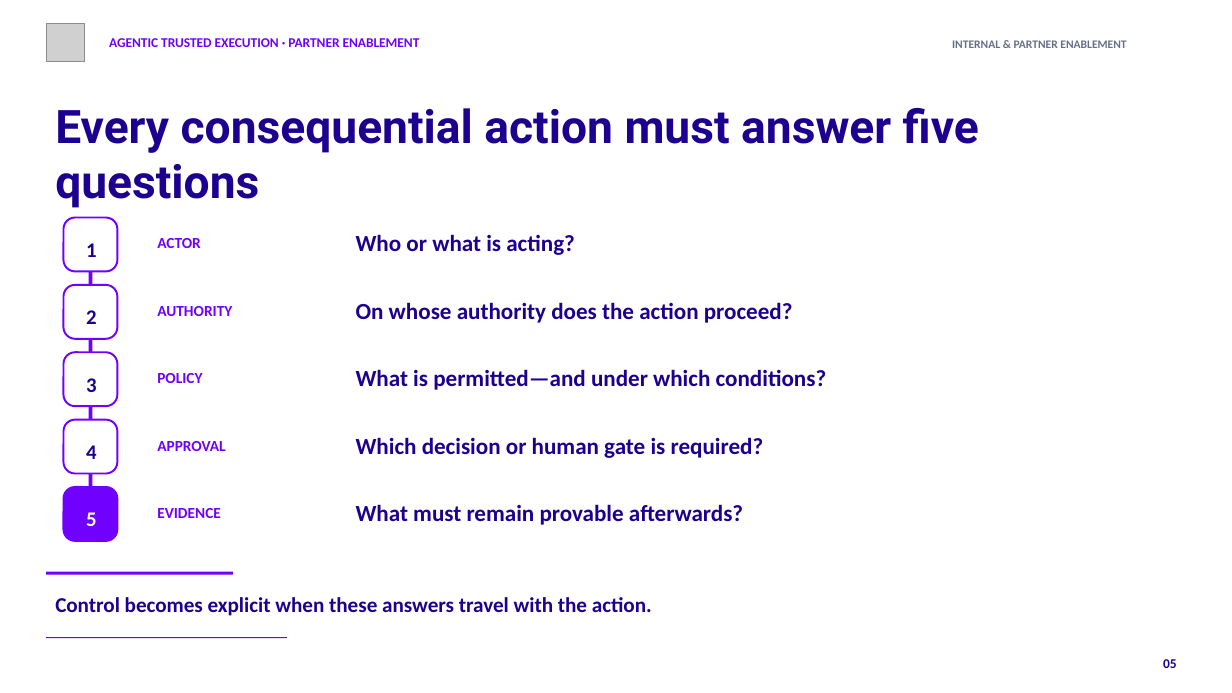
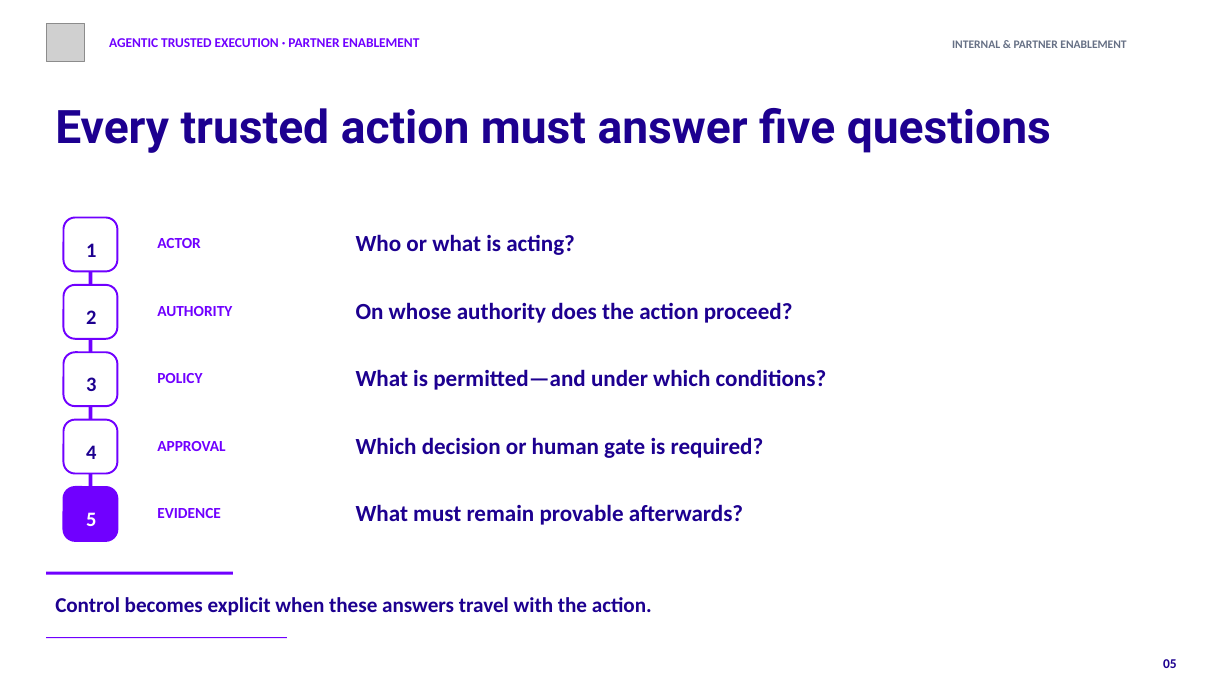
Before and after one commit to josefpalaxo/sales-system, a slide deck: slide 5 of work/slides/agentic-trusted-execution-partner-enablement/output/agentic-trusted-execution-partner-enablement.pptx. Drawn at 1232x693 pixels with LibreOffice and Linux fonts; fonts in the diff are those of the drawing; grey boxes stand for pictures. Boxes give left, top, right and bottom in pixels: in the first picture for what was removed or moved away, otherwise in the second. Text is boxed around its words. In the diff, an @@ line names an element or a change of style, - is before the commit and + after.

Commit message:
Update trusted execution materials and service assets

```diff
--- a/work/slides/agentic-trusted-execution-partner-enablement/output/agentic-trusted-execution-partner-enablement.pptx
+++ b/work/slides/agentic-trusted-execution-partner-enablement/output/agentic-trusted-execution-partner-enablement.pptx
@@ text at (x1=55, y1=108, x2=1051, y2=153): text changed @@
-Every consequential action must answer five questions
+Every trusted action must answer five questions
```
Also in this commit, not shown: 13 other slides changed, 46 other files.
